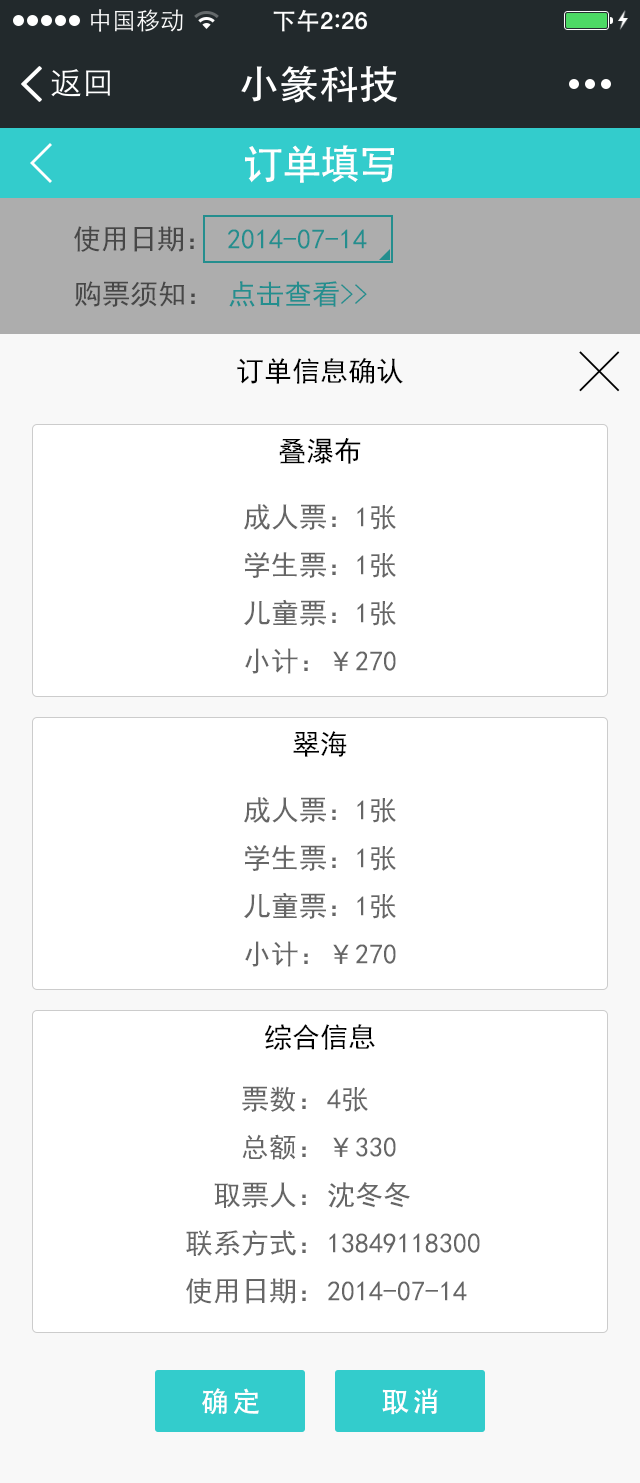
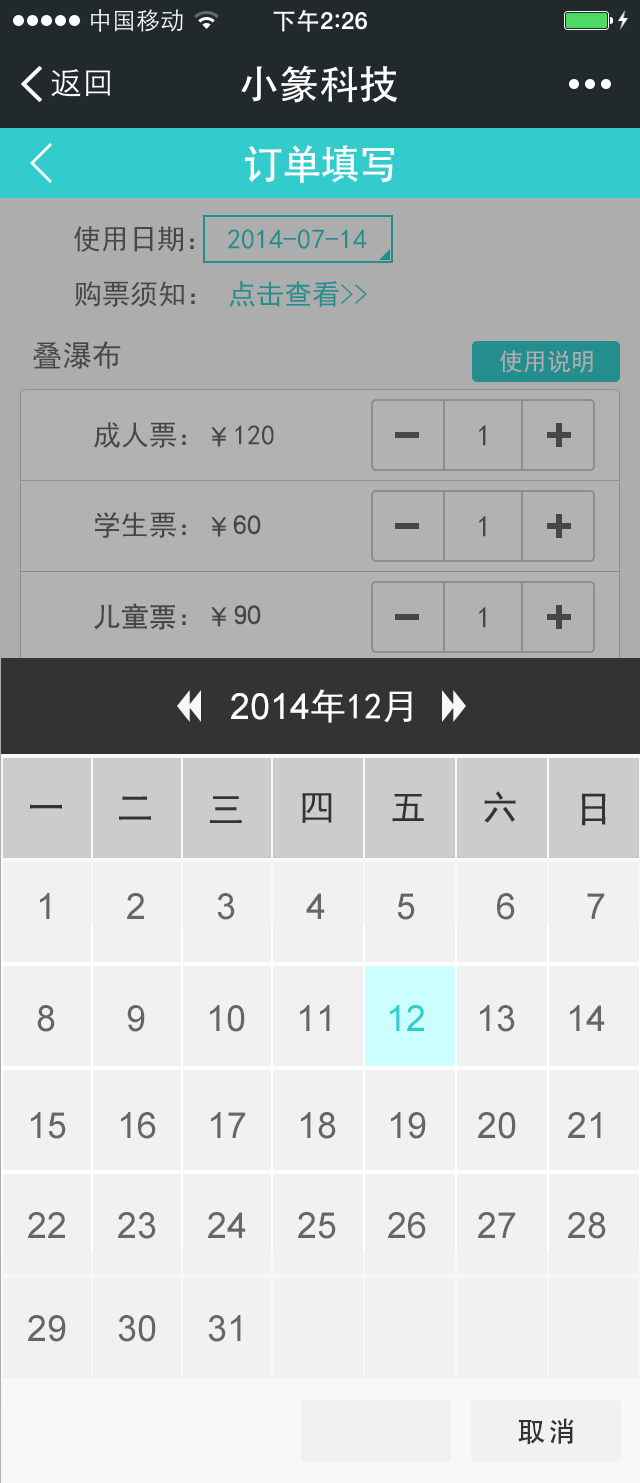
Layer changes from the first w=640, h=1483 image to the second:
added group "弹出日期" with 80 layers above "弹出窗口" over [0, 334, 640, 1483]
added group "组 4" (1st of 2, in "弹出日期") with 6 layers in group "弹出日期" over [301, 1400, 621, 1462]
added group "星期" with 7 layers in group "弹出日期" over [30, 791, 606, 826]
added group "组 3" with 3 layers in group "弹出日期" over [177, 689, 466, 723]
added group "日期" with 5 layers in group "弹出日期" over [28, 893, 606, 1342]
added layer "22 23 24 25 26 27 28" in group "日期" over [28, 1212, 606, 1239]
added layer "15 16 17 18 19 20 21" in group "日期" over [31, 1112, 601, 1139]
added layer "8 9 10 11 12 13 14" in group "日期" over [37, 1005, 605, 1032]
added layer "1 2 3 4 5 6 7" in group "日期" over [40, 893, 605, 920]
added group "背景" with 52 layers in group "弹出日期" over [1, 658, 640, 1378]
added group "组 2" (1st of 2, in "弹出日期" › "背景") with 39 layers in group "背景" over [3, 862, 639, 1378]
added group "组 1 拷贝 5" with 7 layers in group "组 2" over [3, 1278, 639, 1378]
added group "组 1 拷贝 4" with 7 layers in group "组 2" over [3, 1174, 639, 1274]
added group "组 1 拷贝 3" with 7 layers in group "组 2" over [3, 1070, 639, 1170]
added group "组 1 拷贝 2" with 6 layers in group "组 2" over [3, 966, 639, 1066]
added group "组 1 拷贝" (1st of 2, in "弹出日期" › "背景" › "组 2") with 7 layers in group "组 2" over [3, 862, 639, 962]
added group "组 1" (1st of 2, in "弹出日期" › "背景") with 7 layers in group "背景" over [3, 758, 639, 858]
added layer "矩形 3" (1st of 7, in "弹出日期" › "背景") in group "背景" over [1, 658, 640, 754]
added layer "矩形 2" in group "背景" over [1, 925, 640, 1251]
added layer "矩形 1" (1st of 7, in "弹出日期") in group "弹出日期" over [1, 658, 640, 1462]
added layer "图层 3" (30%) in group "弹出日期" over [0, 334, 640, 1483]
hid group "弹出窗口" (26 layers) over [0, 334, 640, 1483]
renamed "4张 ￥330 沈冬冬 13849118300 2014-07-14" to "6张 ￥540 沈冬冬 13849118300 2014-07-14", painted on it over [327, 1087, 480, 1301]
…and 58 more changes (58 added)
